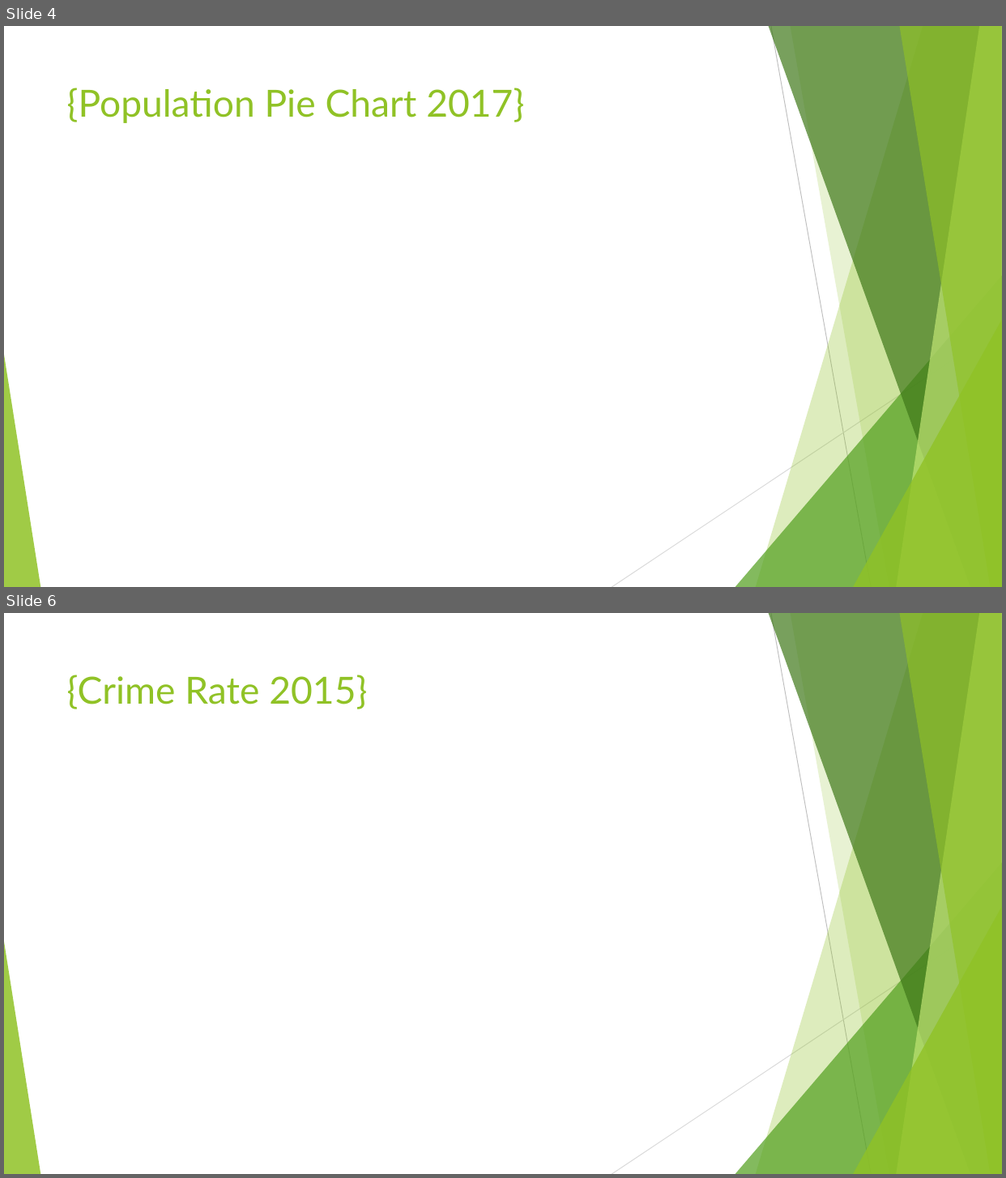
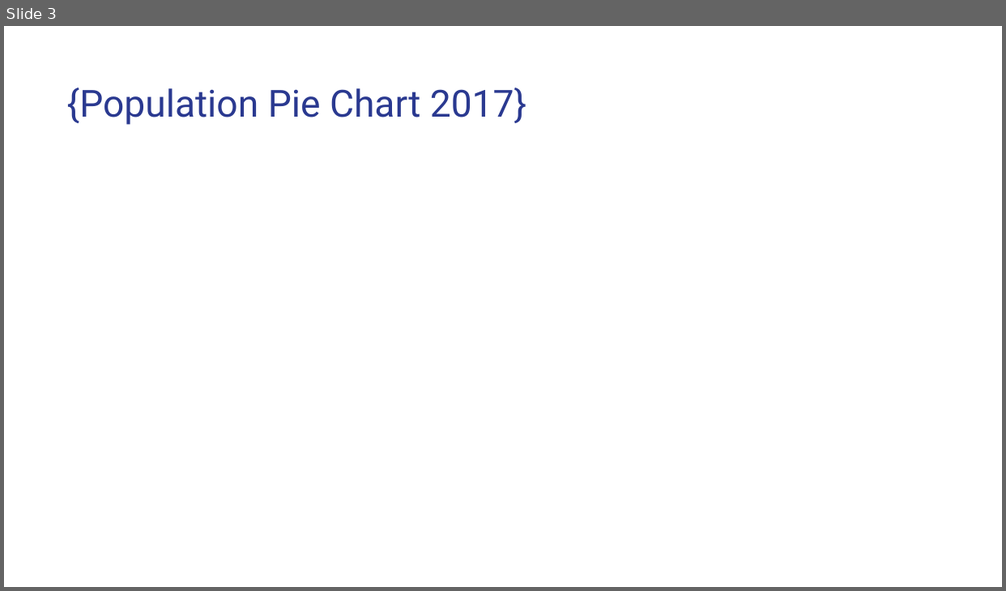
Before and after one commit to Janie228/Entrepreneur_Consultant_1, a slide deck: Doc/Entrepreneurs Research.pptx. Shown one above the other, each under a label of ours: slides 4 and 6 before the commit, slide 3 after it; the slides between them are not shown. The pictures are 1006x1178 and 1006x591 pixels, drawn with LibreOffice and Linux fonts; fonts in the diff are those of the drawing; background and template pictures are left out. Boxes give left, top, right and bottom in pixels: in the first picture for what was removed or moved away, otherwise in the second. Text is boxed around its words. In the diff, an @@ line names an element or a change of style, - is before the commit and + after.

```diff
--- a/Doc/Entrepreneurs Research.pptx
+++ b/Doc/Entrepreneurs Research.pptx
@@ slide 6 removed at [4, 613, 1002, 1174], background #FFFFFF; not listed: 10 template elements that a slide beside it also shows @@
@@ title removed at [67, 675, 367, 709] @@
-{Crime Rate 2015}
@@ what was slide 4 is now slide 3 @@
@@ slide 3 changed as well @@
@@ title "{Population Pie Chart 2017}" at [67, 88, 526, 125]: font Lato to Roboto, text colour #90C226 to #2A3990 @@
@@ group removed at [4, 26, 1002, 587]: 5 freeform shapes, 3 triangles, 2 lines @@
```
Also in this commit, not shown: 3 other slides changed, 14 slides added, 6 other slides removed, 1 other file.
